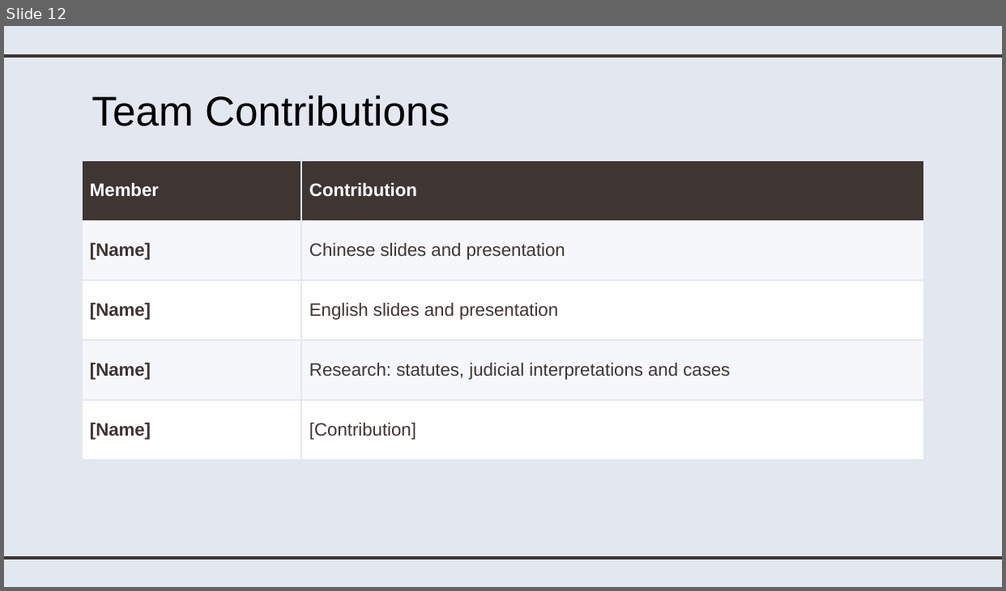
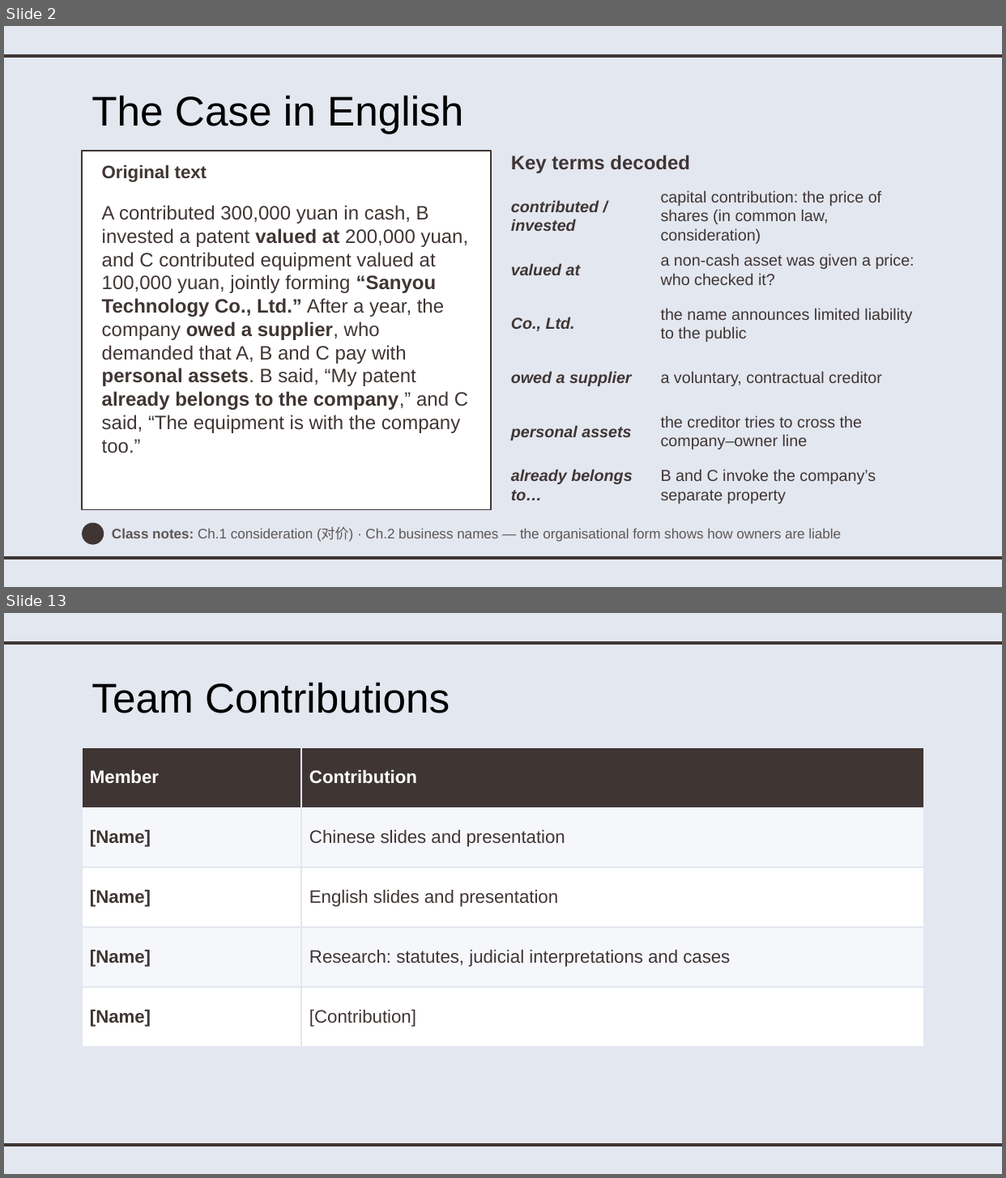
Before and after one commit to joycelynqxq-lab/my-project, a slide deck: 英文部分_English_Part.pptx. Shown one above the other, each under a label of ours: slide 12 before the commit, slides 2 and 13 after it; the slides between them are not shown. The pictures are 1006x591 and 1006x1178 pixels, drawn with LibreOffice and Linux fonts; fonts in the diff are those of the drawing. Boxes give left, top, right and bottom in pixels: in the first picture for what was removed or moved away, otherwise in the second. Text is boxed around its words. In the diff, an @@ line names an element or a change of style, - is before the commit and + after.

```diff
--- a/英文部分_English_Part.pptx
+++ b/英文部分_English_Part.pptx
@@ slide 2 added at bbox=[4, 26, 1002, 587], background #E3E7F0; not listed: 2 template elements that a slide beside it also shows @@
@@ title added at bbox=[91, 95, 463, 134], 30 pt, text #000000 @@
+The Case in English
@@ rectangle added at bbox=[82, 151, 491, 510], fill #FFFFFF, outline #3F3533 0.75 pt @@
@@ text added at bbox=[102, 165, 206, 182], 13 pt, text #3F3533, bold @@
+Original text
@@ text added at bbox=[511, 155, 690, 173], 14 pt, text #3F3533, bold @@
+Key terms decoded
@@ text added at bbox=[661, 190, 881, 244], 11.5 pt, text #3F3533 @@
+capital contribution: the price of shares (in common law, consideration)
@@ text added at bbox=[102, 205, 469, 454], 14 pt, text #3F3533 @@
+A contributed 300,000 yuan in cash, B invested a patent valued at 200,000 yuan, and C contributed equipment valued at 100,000 yuan, jointly forming “Sanyou Technology Co., Ltd.” After a year, the company owed a supplier, who demanded that A, B and C pay with personal assets. B said, “My patent already belongs to the company,” and C said, “The equipment is with the company too.”
@@ text added at bbox=[511, 200, 599, 231], 11.5 pt, text #3F3533, bold, italic @@
+contributed / invested
@@ text added at bbox=[511, 263, 581, 275], 11.5 pt, text #3F3533, bold, italic @@
+valued at
@@ text added at bbox=[661, 254, 914, 285], 11.5 pt, text #3F3533 @@
+a non-cash asset was given a price: who checked it?
@@ text added at bbox=[511, 317, 575, 331], 11.5 pt, text #3F3533, bold, italic @@
+Co., Ltd.
@@ text added at bbox=[661, 308, 912, 342], 11.5 pt, text #3F3533 @@
+the name announces limited liability to the public
@@ text added at bbox=[511, 371, 632, 386], 11.5 pt, text #3F3533, bold, italic @@
+owed a supplier
@@ text added at bbox=[661, 371, 882, 386], 11.5 pt, text #3F3533 @@
+a voluntary, contractual creditor
@@ text added at bbox=[511, 425, 631, 441], 11.5 pt, text #3F3533, bold, italic @@
+personal assets
@@ text added at bbox=[661, 416, 862, 450], 11.5 pt, text #3F3533 @@
+the creditor tries to cross the company–owner line
@@ text added at bbox=[511, 469, 632, 501], 11.5 pt, text #3F3533, bold, italic @@
+already belongs to…
@@ text added at bbox=[661, 469, 876, 504], 11.5 pt, text #3F3533 @@
+B and C invoke the company’s separate property
@@ ellipse added at bbox=[82, 523, 104, 545], fill #3F3533 @@
@@ text added at bbox=[112, 527, 841, 542], 10 pt, text #5E5755 @@
+Class notes: Ch.1 consideration (对价) · Ch.2 business names — the organisational form shows how owners are liable
@@ what was slide 12 is now slide 13 @@
```
Also in this commit, not shown: 3 slides changed, 9 other slides added, 9 slides removed, 1 other file.
